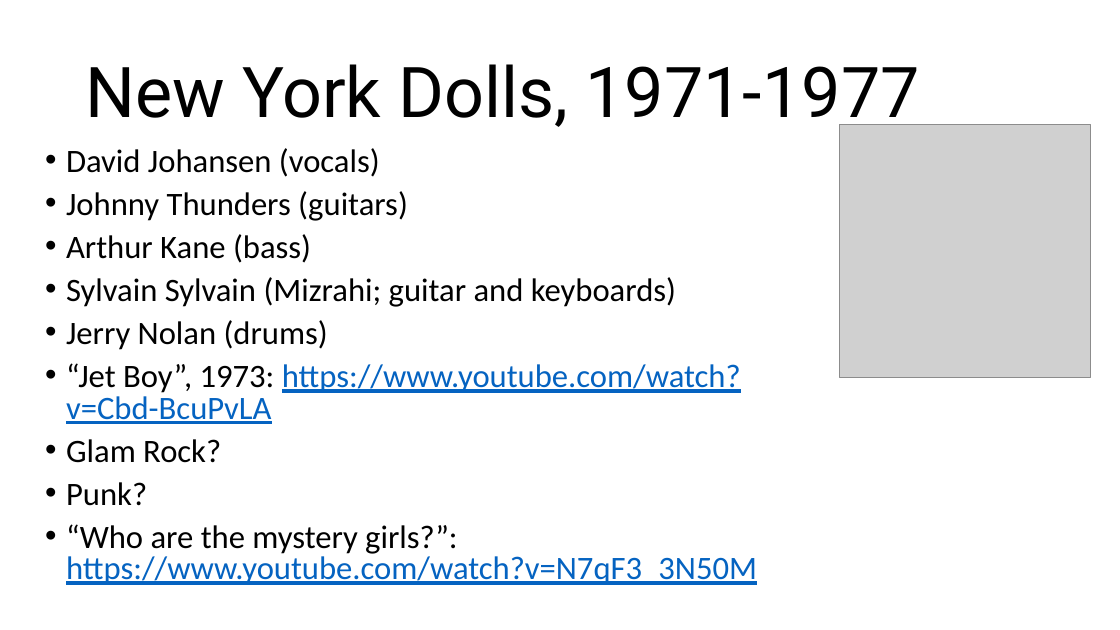
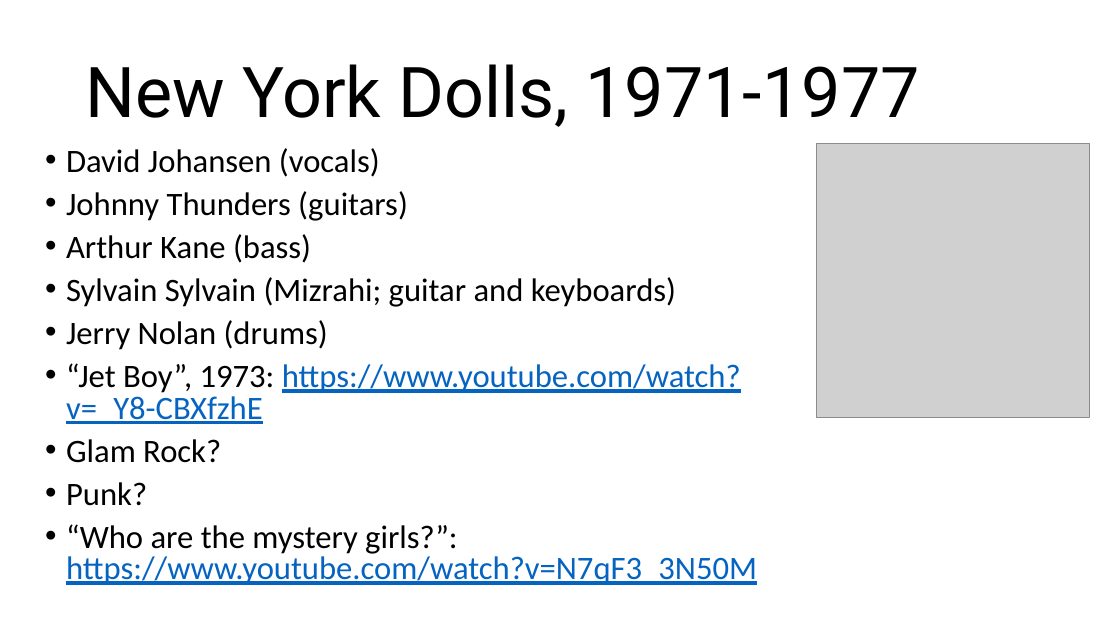
Before and after one commit to mrbaker1917/website, a slide deck: slide 3 of HSTR121/ppts/PunkRock.pptx. Drawn at 1120x630 pixels with LibreOffice and Linux fonts; fonts in the diff are those of the drawing; grey boxes stand for pictures; background and template pictures are left out. Boxes give left, top, right and bottom in pixels: in the first picture for what was removed or moved away, otherwise in the second. Text is boxed around its words. In the diff, an @@ line names an element or a change of style, - is before the commit and + after.

```diff
--- a/HSTR121/ppts/PunkRock.pptx
+++ b/HSTR121/ppts/PunkRock.pptx
@@ picture: place and size @@
-picture at [839, 124, 1091, 377]
+picture at [817, 143, 1090, 418]
@@ text at [66, 363, 741, 424]: text changed @@
-• “Jet Boy”, 1973: https://www.youtube.com/watch?v=Cbd-BcuPvLA
+• “Jet Boy”, 1973: https://www.youtube.com/watch?v=_Y8-CBXfzhE
```
Also in this commit, not shown: 1 other slide changed.
